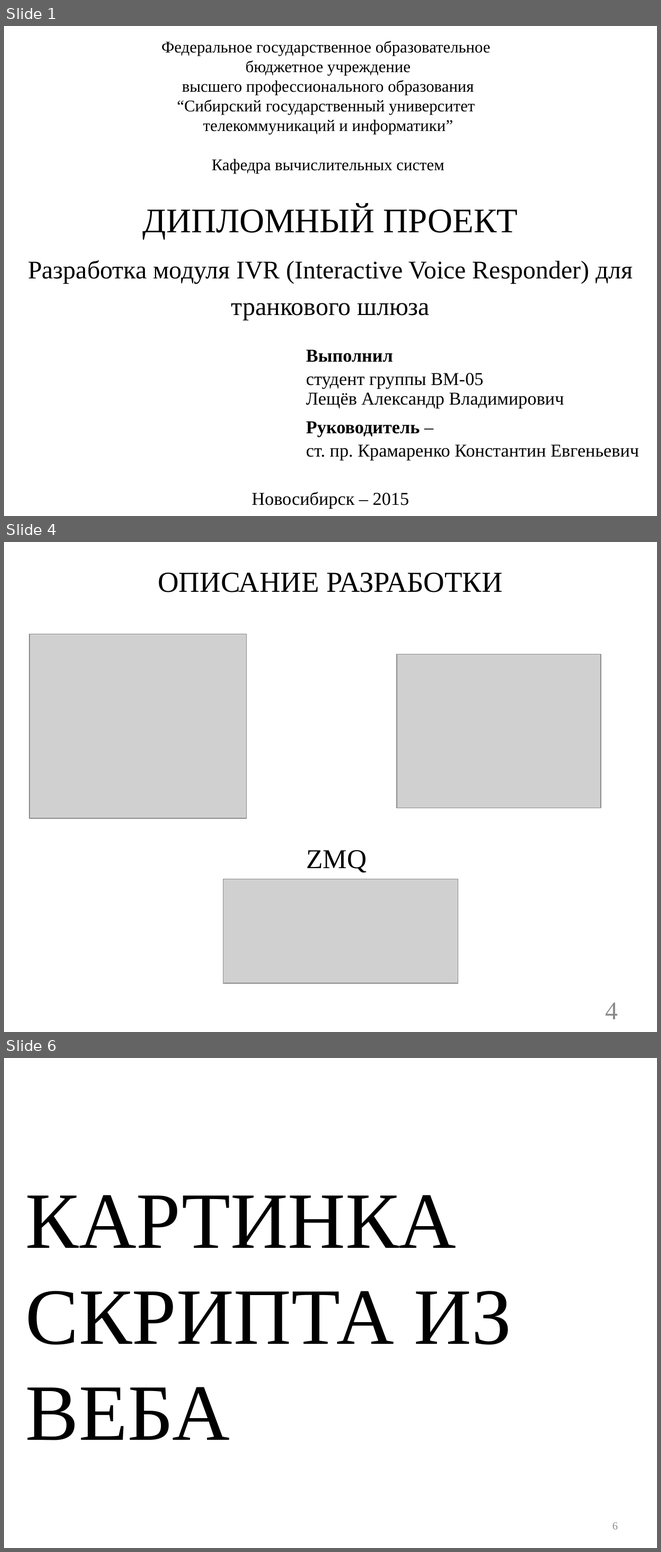
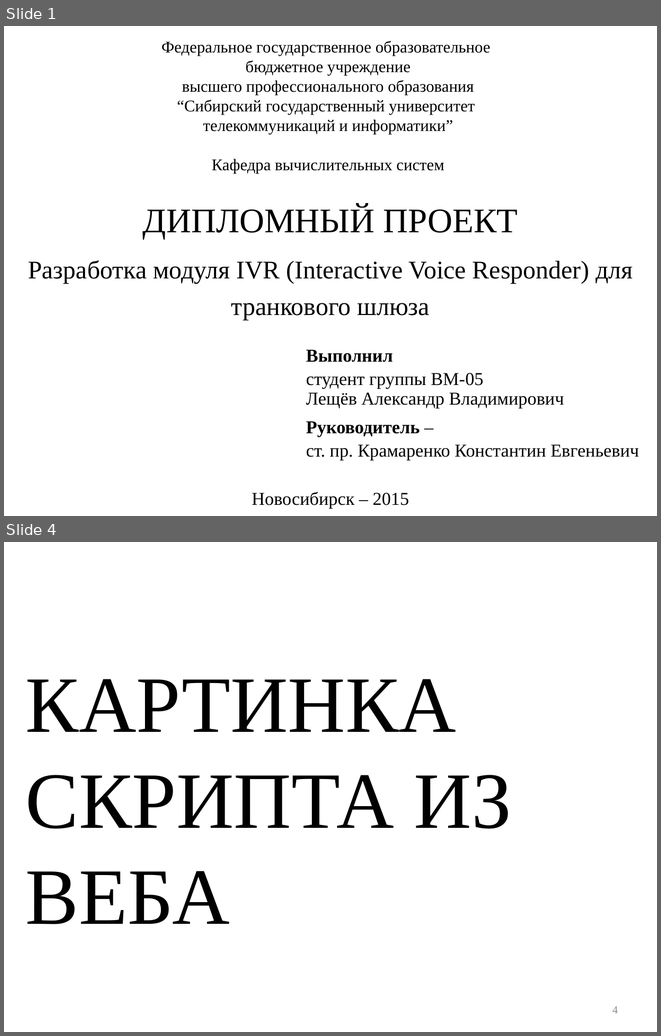
Before and after one commit to ALeschev/tunel, a slide deck: sibsutis/2015/dpl/diploma_submission/diploma_submission_pptx.pptx. Shown one above the other, each under a label of ours: slides 1, 4 and 6 before the commit, slides 1 and 4 after it; the slides between them are not shown. The pictures are 661x1552 and 661x1036 pixels, drawn with LibreOffice and Linux fonts; fonts in the diff are those of the drawing; grey boxes stand for pictures; background and template pictures are left out. Boxes give left, top, right and bottom in pixels: in the first picture for what was removed or moved away, otherwise in the second. Text is boxed around its words. In the diff, an @@ line names an element or a change of style, - is before the commit and + after.

```diff
--- a/sibsutis/2015/dpl/diploma_submission/diploma_submission_pptx.pptx
+++ b/sibsutis/2015/dpl/diploma_submission/diploma_submission_pptx.pptx
@@ slide 4 removed at [4,542,657,1032], background #FFFFFF @@
@@ title removed at [158,572,503,592] @@
-ОПИСАНИЕ РАЗРАБОТКИ
@@ picture removed at [29,634,246,818] @@
@@ picture removed at [397,654,601,808] @@
@@ text removed at [306,850,367,873] @@
-ZMQ
@@ picture removed at [223,879,458,983] @@
@@ page number removed at [605,1002,618,1019] @@
-4
@@ what was slide 6 is now slide 4 @@
@@ page number at [612,1006,618,1013]: text changed @@
-6
+4
```
Also in this commit, not shown: 3 slides added, 5 other slides removed, 13 other files.
